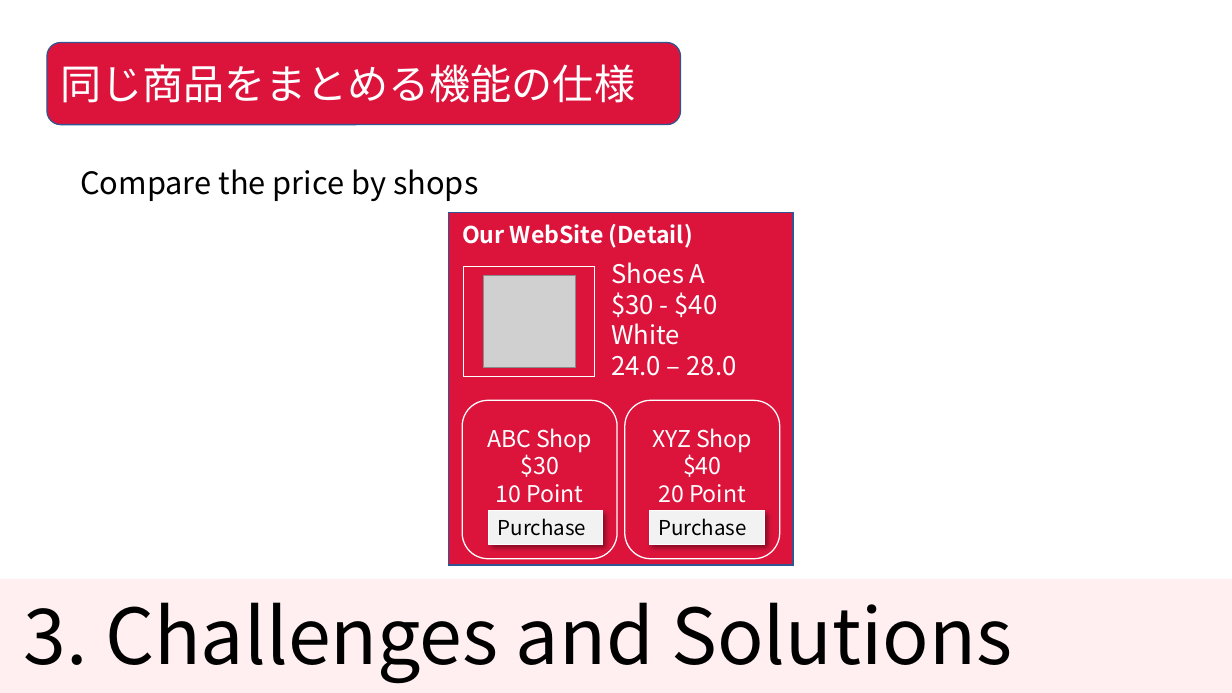
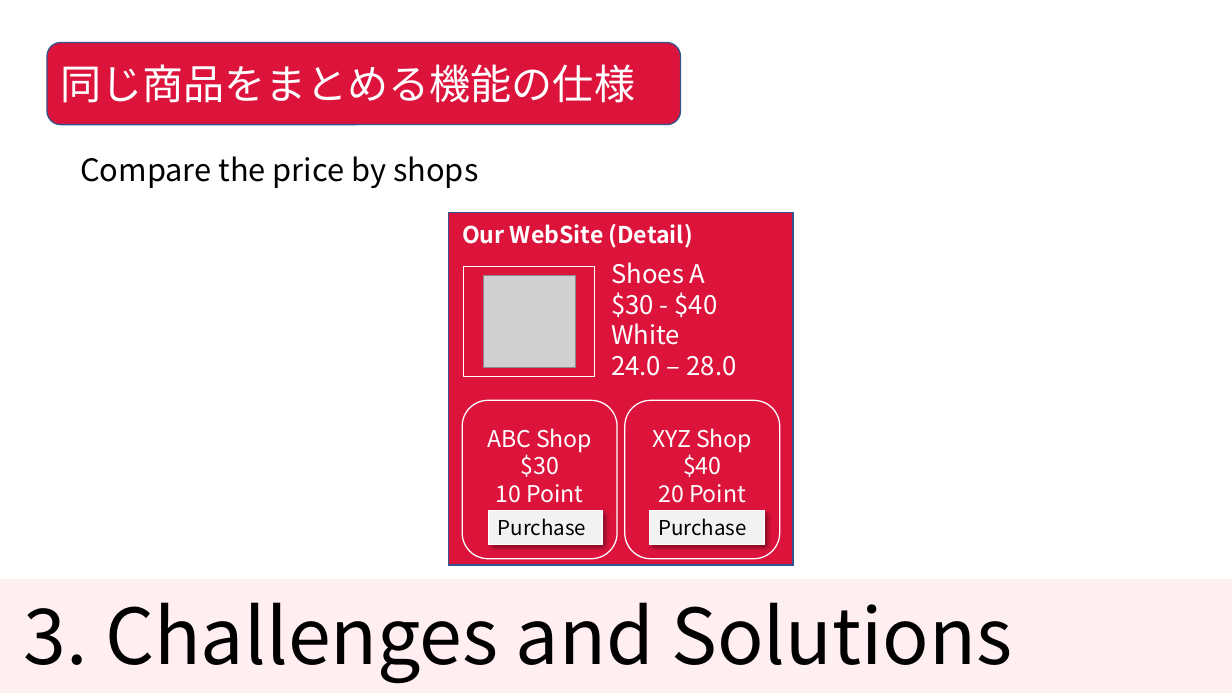
Before and after one commit to KNobuki/Rakuten_fashion, a slide deck: slide 13 of presentation/Presentation.pptx. Drawn at 1232x693 pixels with LibreOffice and Linux fonts; fonts in the diff are those of the drawing; grey boxes stand for pictures. Boxes give left, top, right and bottom in pixels: in the first picture for what was removed or moved away, otherwise in the second. Text is boxed around its words. In the diff, an @@ line names an element or a change of style, - is before the commit and + after.

```diff
--- a/presentation/Presentation.pptx
+++ b/presentation/Presentation.pptx
@@ text "Compare the price by shops": place and size @@
-text "Compare the price by shops" at [80,169,478,201]
+text "Compare the price by shops" at [80,156,478,188]
```
Also in this commit, not shown: 4 other slides changed, 1 other file.
